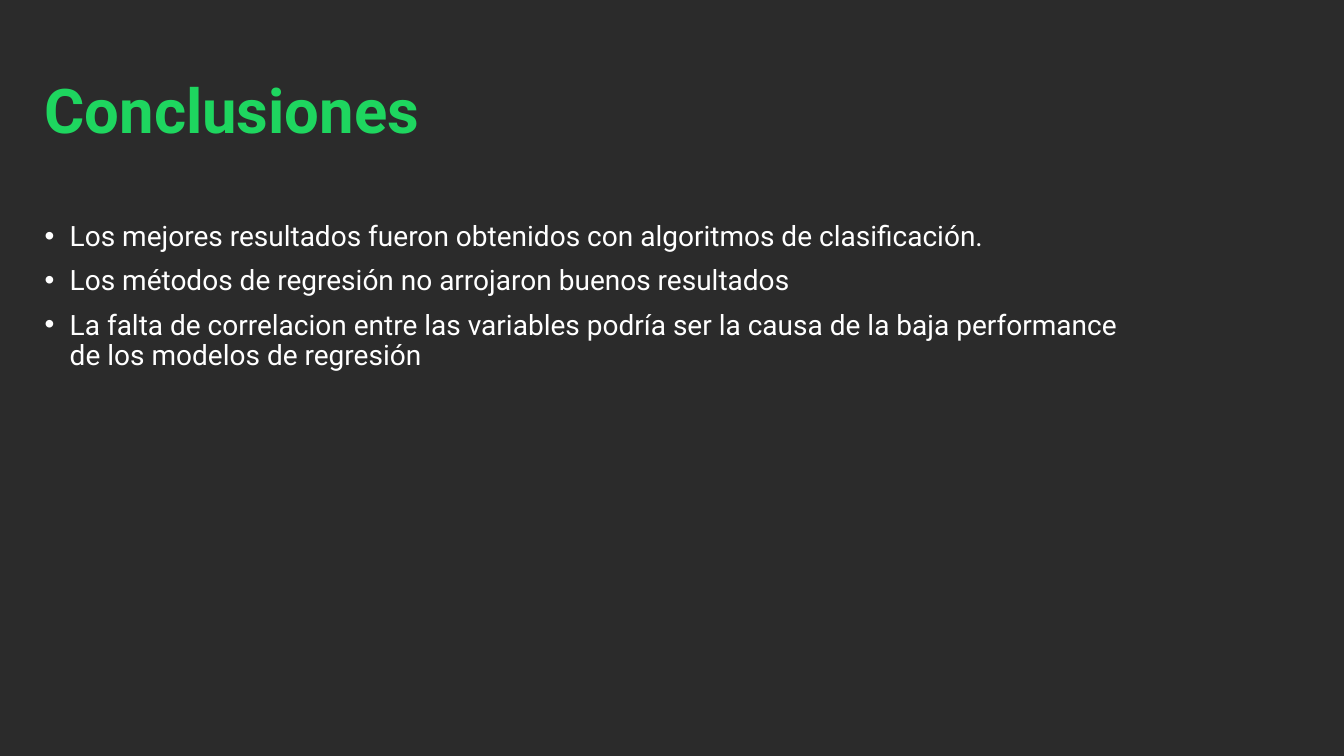
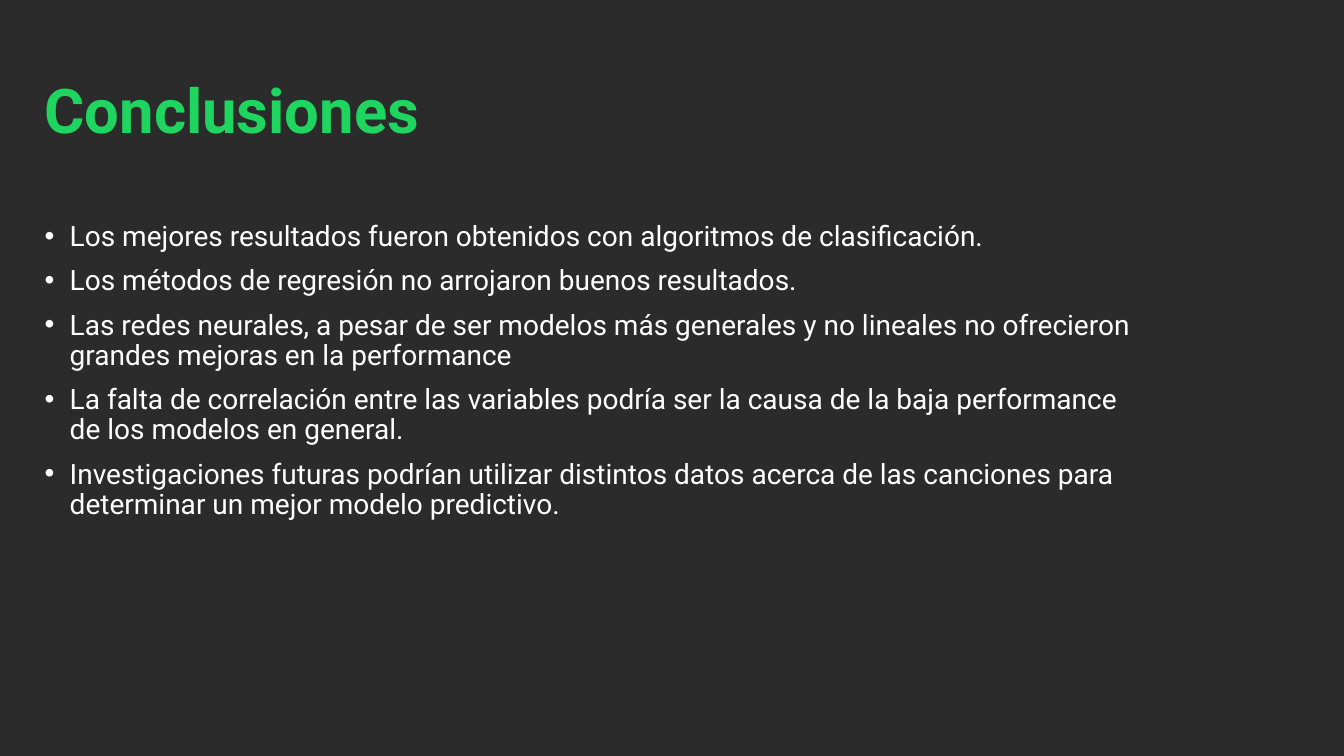
Before and after one commit to Rossana139/CoderHouse-25570-Proyecto-Spotify, a slide deck: slide 24 of 4 - Resumen y Presentacion/ProyectoSpotify.pptx (slide 21 before the commit). Drawn at 1344x756 pixels with LibreOffice and Linux fonts; fonts in the diff are those of the drawing; background and template pictures are left out; a plain dark background stands for a picture behind light text. Boxes give left, top, right and bottom in pixels: in the first picture for what was removed or moved away, otherwise in the second. Text is boxed around its words. In the diff, an @@ line names an element or a change of style, - is before the commit and + after.

```diff
--- a/4 - Resumen y Presentacion/ProyectoSpotify.pptx
+++ b/4 - Resumen y Presentacion/ProyectoSpotify.pptx
@@ text at [70,269,1130,520]: text changed @@
-• Los métodos de regresión no arrojaron buenos resultados
-• La falta de correlacion entre las variables podría ser la causa de la baja performance de los modelos de regresión
+• Los métodos de regresión no arrojaron buenos resultados.
+• Las redes neurales, a pesar de ser modelos más generales y no lineales no ofrecieron grandes mejoras en la performance
+• La falta de correlación entre las variables podría ser la causa de la baja performance de los modelos en general.
+• Investigaciones futuras podrían utilizar distintos datos acerca de las canciones para determinar un mejor modelo predictivo.
```
Also in this commit, not shown: 4 other slides changed, 3 slides added, 8 other files.
